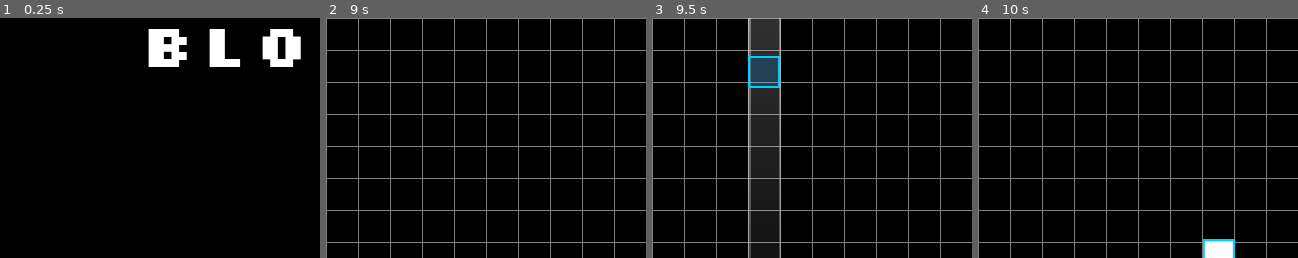
Above: before the commit, frames 1-4 (left to right).
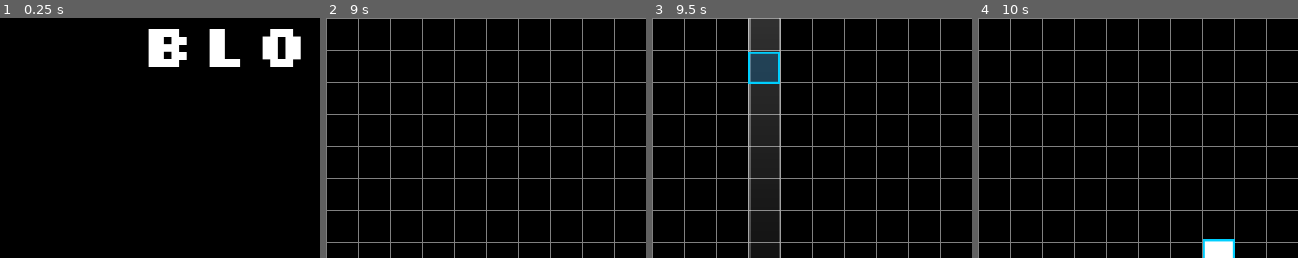
Above: after the commit, the same moments.

Repository: boscutti939/Blocks
Game: Godot game, scene res://Scenes/Menu.tscn
Two runs of this game, one before a commit and one after it. Both use one fixed random seed, a clock stepped at 60 frames per second and the inputs below.
Inputs:
- Up to frame 1 (0.25 s): no input
- Up to frame 2 (9 s): click "Play" at 0.5 s; click "Play" at 1.25 s; click "Options" at 2 s; tap Enter at 2.75, 7.25 s; hold D 2.78-3.5 s; hold Enter 2.78-3.5 s; tap Space at 3.02, 6.5, 6.77, 8.27 s; click "Classic" at 3.5 s; click "Classic" at 4.25 s; click "Survival" at 5 s; click "Extreme" at 5.75 s; hold D 6.53-7.28 s; tap R at 6.6, 8.1 s; hold A 7.28-8.03 s; hold Enter 7.28-8.03 s; hold D from 8.03 s (still down); hold Enter from 8.78 s (still down)
- Up to frame 3 (9.5 s): keep holding D; keep holding Enter; tap Space at 9.02 s
- Up to frame 4 (10 s): release D at 9.53 s; release Enter at 9.53 s; hold A from 9.53 s (still down); tap R at 9.6 s; tap Space at 9.77 s
The pictures show only the part of the screen within x 0-50%, y 0-50%; the shares and areas given below are measured in that part.

Frames 1-2 are identical in both runs. In frame 3, 0.5% of the frame differs, in the area x 30-40%, y 14-30%; in frame 4, nothing differs.

Commit message:
ready for pull request
I think the performance branch is good enough to integrate with main now.

Diff:
--- a/Scenes/Global.tscn
+++ b/Scenes/Global.tscn
@@ -4,3 +4,10 @@
 
 [node name="Global" type="Node2D"]
 script = ExtResource( 1 )
+maxBlockFallSpeed = 640
+blockGravity = 640
+flatteningPercentage = 0.2
+lavaEnabled = true
+lavaSpeed = 1.0
+maxSpawnRate = 8.0
+secondsToMax = 300.0
--- a/Scenes/appearCollumn.tscn
+++ b/Scenes/appearCollumn.tscn
@@ -22,7 +22,7 @@
 script = ExtResource( 1 )
 
 [node name="middle" type="Sprite" parent="."]
-position = Vector2( 9.09495e-013, 240 )
+position = Vector2( 9.09495e-13, 240 )
 rotation = 1.5708
 scale = Vector2( 15, 32 )
 texture = SubResource( 2 )
@@ -49,5 +49,4 @@
 volume_db = -12.0
 autoplay = true
 bus = "SFX"
-
 [connection signal="timeout" from="visibleTimer" to="." method="_on_Timer_timeout"]
Not shown, changed: Sounds/appear.wav
